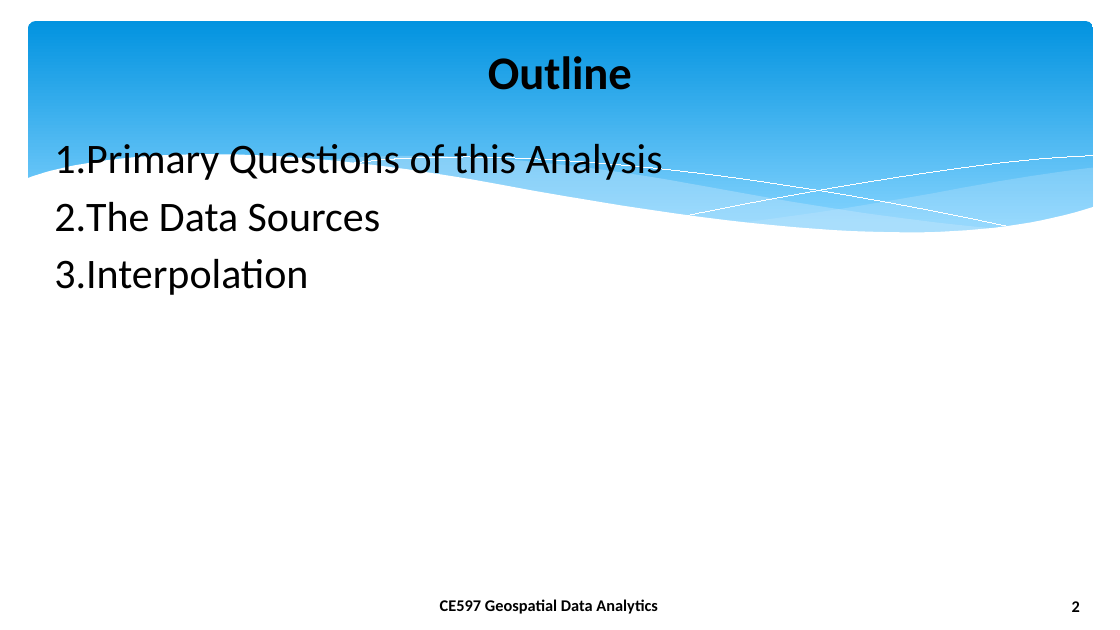
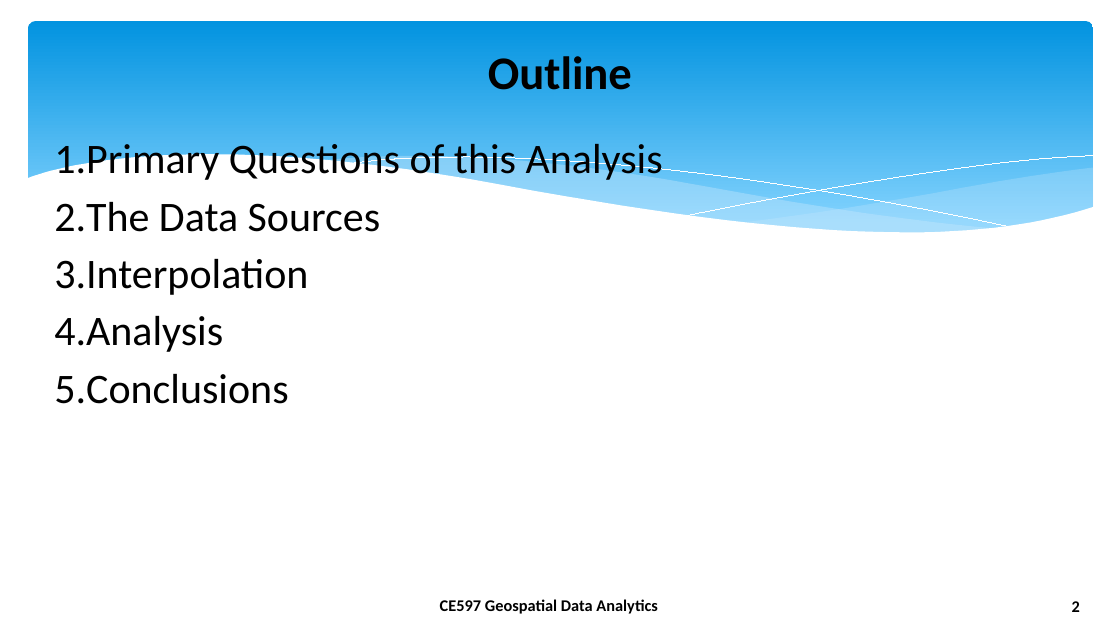
Before and after one commit to Foxhound013/CE-597_GDA, a slide deck: slide 2 of final_project/reports/presentation.pptx. Drawn at 1120x630 pixels with LibreOffice and Linux fonts; fonts in the diff are those of the drawing; background and template pictures are left out. Boxes give left, top, right and bottom in pixels: in the first picture for what was removed or moved away, otherwise in the second. Text is boxed around its words. In the diff, an @@ line names an element or a change of style, - is before the commit and + after.

```diff
--- a/final_project/reports/presentation.pptx
+++ b/final_project/reports/presentation.pptx
@@ text at box(54, 316, 288, 404): paragraphs added @@
+4. Analysis
+5. Conclusions
```
Also in this commit, not shown: 3 other slides changed, 5 slides added, 4 slides removed, 7 other files.
